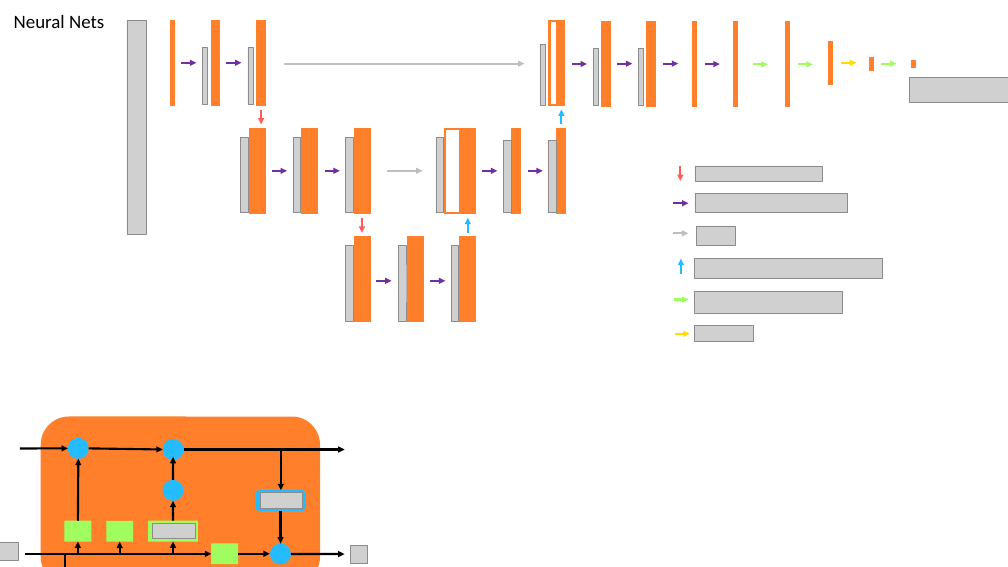
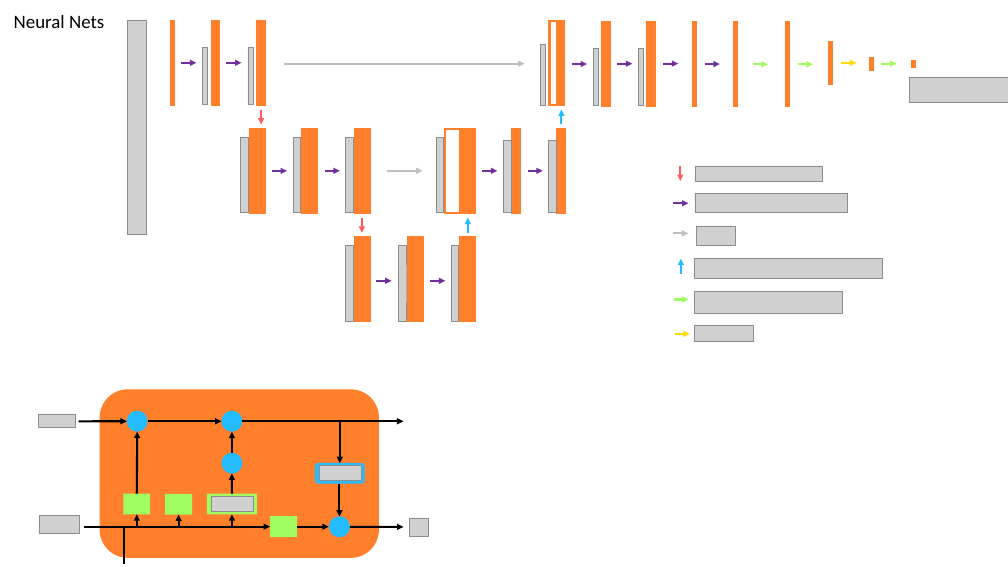
Before and after one commit to mhubii/masters_thesis, a slide deck: slide 12 of windows/masters_thesis_imgs.pptx. Drawn at 1008x567 pixels with LibreOffice and Linux fonts; fonts in the diff are those of the drawing; grey boxes stand for pictures; background and template pictures are left out. Boxes give left, top, right and bottom in pixels: in the first picture for what was removed or moved away, otherwise in the second. Text is boxed around its words. In the diff, an @@ line names an element or a change of style, - is before the commit and + after.

```diff
--- a/windows/masters_thesis_imgs.pptx
+++ b/windows/masters_thesis_imgs.pptx
@@ picture added at bbox=[39, 414, 75, 427] @@
@@ 13 arrows, 3 rectangles, 2 pictures, 2 ellipses, 1 rounded rectangle: place and size @@
-13 arrows, 3 rectangles, 2 pictures, 2 ellipses, 1 rounded rectangle at bbox=[20, 438, 345, 554]
+13 arrows, 3 rectangles, 2 pictures, 2 ellipses, 1 rounded rectangle at bbox=[79, 411, 404, 527]
@@ 2 ellipses, 1 rounded rectangle, 1 rectangle, 1 arrow: place and size @@
-2 ellipses, 1 rounded rectangle, 1 rectangle, 1 arrow at bbox=[41, 417, 345, 567]
+2 ellipses, 1 rounded rectangle, 1 rectangle, 1 arrow at bbox=[100, 389, 404, 558]
@@ picture added at bbox=[40, 516, 79, 534] @@
@@ line moved from (65, 567) - (65, 556) to (124, 564) - (124, 529) @@
@@ picture added at bbox=[410, 518, 429, 536] @@
@@ picture removed at bbox=[0, 543, 18, 561] @@
@@ picture removed at bbox=[351, 545, 368, 563] @@
```
Also in this commit, not shown: 1 other slide changed, 1 slide removed, 4 other files.
